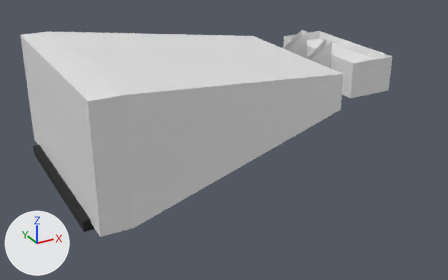
An edit to the Blender file blender/Room5555.blend, drawn before and after from the same camera.
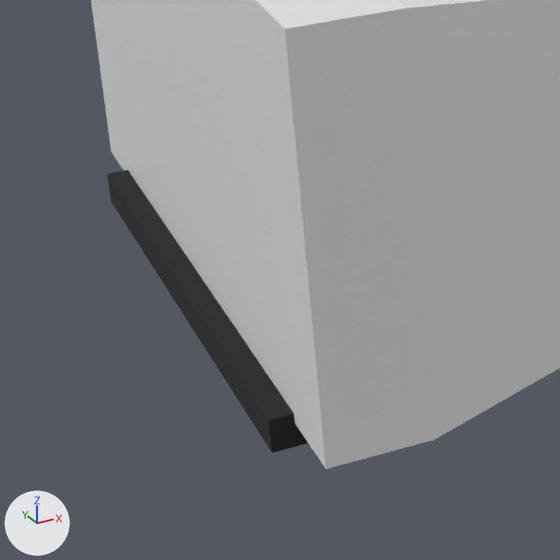
Each version is shown whole from a camera (50 mm lens) standing at (-95.9, -87.1, 41.0) and looking at (-42.0, 10.9, -8.0), then close up on the part from 0% to 39% of the width and 33% to 95% of the height. The lights are fixed; the arrows at lower left show +X, +Y and +Z. The last two pictures show the newer version.

Objects in the first close-up: 'Room.001', 'Stage'.
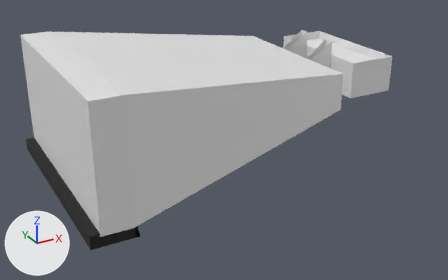
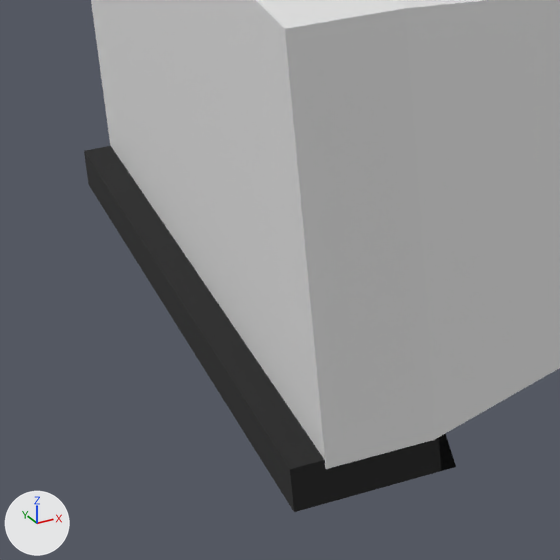
What changed in the scene script:
```text
Change ob_stage:
    ob_stage.location: (-68.97, 12.62, -10.09) -> (-67.7, 12.59, -10.41)
    ob_stage.scale: (1.0, 1.0, 1.0) -> (1.28, 1.28, 1.28)
```

Boxes (x1, y1, x2, y2) around the edits, measured in the close-ups (560 x 560 px):
'Stage', moved, rescaled
    before: (107, 170, 308, 453)
    after: (84, 146, 456, 512)
